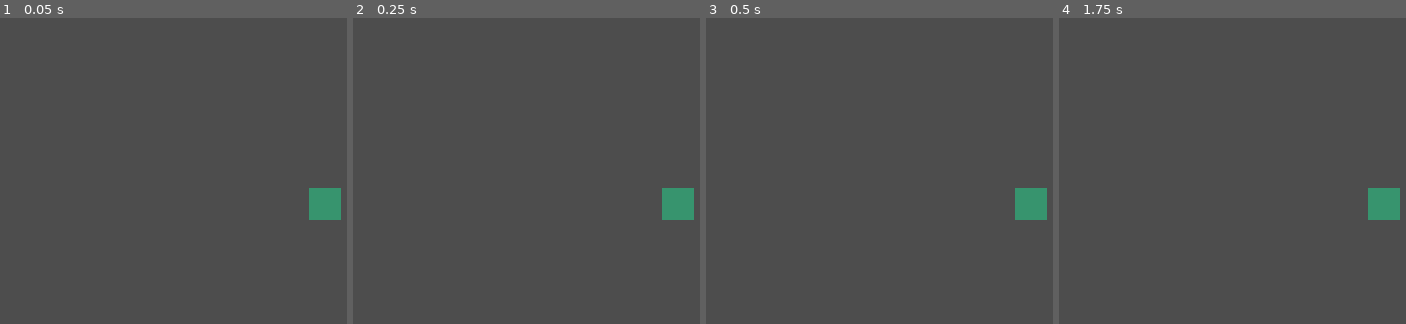
Above: before the commit, frames 1-4 (left to right).
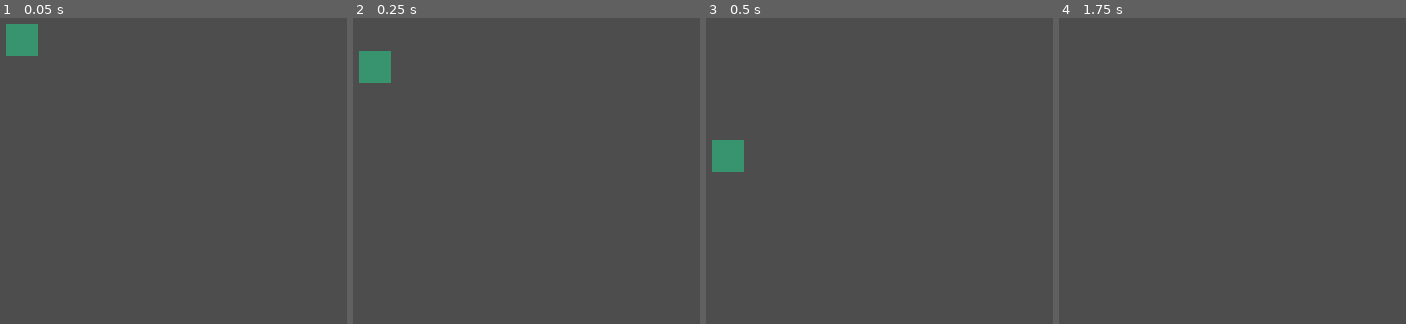
Above: after the commit, the same moments.

Repository: SeveralHerr/LavaLadder
Game: Godot game, scene res://main.tscn
Two runs of this game, one before a commit and one after it. Both use one fixed random seed, a clock stepped at 60 frames per second and the inputs below. Before the commit the project starts from res://player.tscn.
Inputs:
- Up to frame 1 (0.05 s): no input
- Up to frame 2 (0.25 s): no input
- Up to frame 3 (0.5 s): no input
- Up to frame 4 (1.75 s): tap Enter at 1.25 s

The runs differ from the first frame. In frame 1, 1.9% of the frame differs, in the area x 1-99%, y 1-67%; in frame 2, 1.9%; in frame 3, 1.9%; in frame 4, 1.0%.

Commit message:
Added player rigidbody

Diff:
--- /dev/null
+++ b/main.tscn
@@ -0,0 +1,8 @@
+[gd_scene load_steps=2 format=3 uid="uid://dg87wfewi23ek"]
+
+[ext_resource type="PackedScene" uid="uid://bojo1heqww22j" path="res://player.tscn" id="1_sktu4"]
+
+[node name="Main" type="Node"]
+
+[node name="Player" parent="." instance=ExtResource("1_sktu4")]
+position = Vector2(160, 82)
--- a/player.tscn
+++ b/player.tscn
@@ -1,8 +1,11 @@
-[gd_scene load_steps=3 format=3 uid="uid://djw0sqnc47i1b"]
+[gd_scene load_steps=4 format=3 uid="uid://bojo1heqww22j"]
 
 [ext_resource type="Texture2D" uid="uid://cfn3dprmgtvtf" path="res://sprites/player.png" id="1_hi2ox"]
 
-[sub_resource type="SpriteFrames" id="SpriteFrames_7bwye"]
+[sub_resource type="RectangleShape2D" id="RectangleShape2D_2a0gi"]
+size = Vector2(30, 30)
+
+[sub_resource type="SpriteFrames" id="SpriteFrames_xyv8t"]
 animations = [{
 "frames": [{
 "duration": 1.0,
@@ -13,12 +16,10 @@
 "speed": 5.0
 }]
 
-[node name="Player" type="Area2D"]
+[node name="player2" type="RigidBody2D"]
 
 [node name="CollisionShape2D" type="CollisionShape2D" parent="."]
-
-[node name="RigidBody2D" type="RigidBody2D" parent="."]
+shape = SubResource("RectangleShape2D_2a0gi")
 
 [node name="AnimatedSprite2D" type="AnimatedSprite2D" parent="."]
-position = Vector2(463, 247)
-sprite_frames = SubResource("SpriteFrames_7bwye")
+sprite_frames = SubResource("SpriteFrames_xyv8t")
--- a/project.godot
+++ b/project.godot
@@ -11,7 +11,7 @@
 [application]
 
 config/name="LavaLadder"
-run/main_scene="res://player.tscn"
+run/main_scene="res://main.tscn"
 config/features=PackedStringArray("4.1", "GL Compatibility")
 config/icon="res://icon.svg"
 
Not shown, changed: export/index.apple-touch-icon.png.import
Not shown, changed: export/index.icon.png.import
Not shown, changed: export/index.png.import
Not shown, added: export.zip
